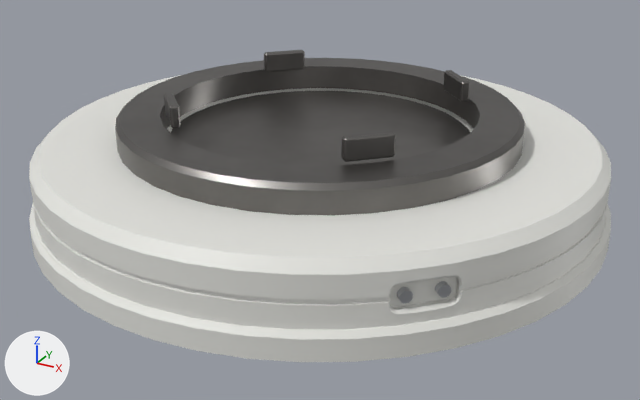
Before and after pictures for a commit that changed the glTF model models/station/lowpoly/ax_util_05_heavy_port.glb.
Both versions are drawn from a 50 mm lens placed at (2.65, -4.82, 2.04), pointed at (0.07, -0.12, -0.31). Lighting does not change. The marker at lower left points along +X, +Y and +Z. The older version comes first. Vertices at exactly the same position are counted once.

In view in the first picture: 'capture_ring', 'guide_petals', 'hatch_door_1', 'mount_ring', 'port_body' and 1 more.
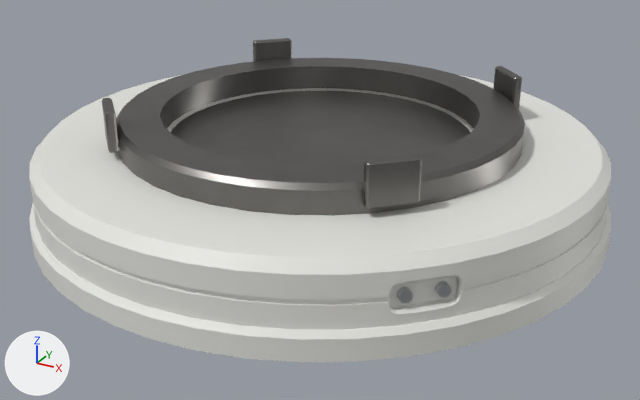
Changed parts and their boxes [x1, y1, x2, y2] in the pictures (640 x 400 px; the box of a moved part takes in the faces that stretch with it):
```json
{"object": "guide_petals", "change": "reshaped", "before": [164, 50, 470, 162], "after": [102, 38, 522, 209], "on screen": "37% wider, 52% taller"}
{"part": 1, "of": "me_ax_util_05_heavy_port_guide_petals", "change": "moved or reshaped", "before": [443, 70, 470, 102], "after": [494, 66, 522, 110]}
{"part": 2, "of": "me_ax_util_05_heavy_port_guide_petals", "change": "moved or reshaped", "before": [264, 50, 305, 72], "after": [253, 38, 292, 61]}
{"part": 3, "of": "me_ax_util_05_heavy_port_guide_petals", "change": "moved or reshaped", "before": [164, 93, 181, 128], "after": [102, 98, 119, 153]}
{"part": 4, "of": "me_ax_util_05_heavy_port_guide_petals", "change": "moved or reshaped", "before": [341, 131, 396, 162], "after": [363, 155, 422, 209]}
```

The change, as JSON lines over the scene's bpy script:
```json
{"block": "me_ax_util_05_heavy_port_guide_petals", "where": "# used by ob_guide_petals; location = (0.0, 0.0, 0.0)"}
{"op": "remove", "block": "me_ax_util_05_heavy_port_guide_petals", "code": "me_ax_util_05_heavy_port_guide_petals.from_pydata(...)  # 96 vertices, 176 faces; spans x -0.79..0.79, y -0.79..0.79, z 0.28..0.41"}
{"op": "add", "block": "me_ax_util_05_heavy_port_guide_petals", "code": "me_ax_util_05_heavy_port_guide_petals.from_pydata(...)  # 96 vertices, 176 faces; spans x -1.06..1.06, y -1.06..1.06, z 0.16..0.41"}
{"block": "me_ax_util_05_heavy_port_guide_petals", "change": "me_ax_util_05_heavy_port_guide_petals part 1: the loose piece of 24 vertices spanning x 0.55..0.79, y 0.55..0.79, z 0.28..0.41 is scaled about its middle by (1, 1, 1.96), then moved by (0.27, 0.27, -0.06)"}
{"block": "me_ax_util_05_heavy_port_guide_petals", "change": "me_ax_util_05_heavy_port_guide_petals part 2: the loose piece of 24 vertices spanning x -0.79..-0.55, y 0.55..0.79, z 0.28..0.41 is scaled about its middle by (1, 1, 1.96), then moved by (-0.27, 0.27, -0.06)"}
{"block": "me_ax_util_05_heavy_port_guide_petals", "change": "me_ax_util_05_heavy_port_guide_petals part 3: the loose piece of 24 vertices spanning x -0.79..-0.55, y -0.79..-0.55, z 0.28..0.41 is scaled about its middle by (1, 1, 1.96), then moved by (-0.27, -0.27, -0.06)"}
{"block": "me_ax_util_05_heavy_port_guide_petals", "change": "me_ax_util_05_heavy_port_guide_petals part 4: the loose piece of 24 vertices spanning x 0.55..0.79, y -0.79..-0.55, z 0.28..0.41 is scaled about its middle by (1, 1, 1.96), then moved by (0.27, -0.27, -0.06)"}
```
